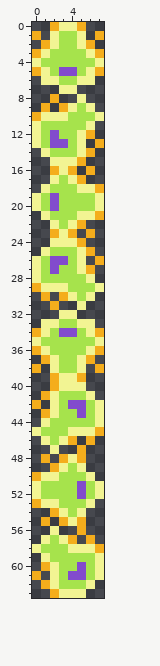
Pixel-art sprite, stored at assets/projectiles/bolt.png. The picture above was drawn from the file before the commit.
The file is 8x64 pixels.
Now the later version:
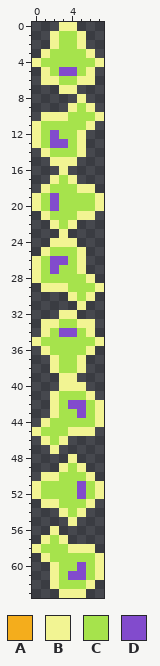
Palette (. is transparent): A #f4ad1c  B #f2f493  C #a6e34c  D #824bcd
The exact change:
The author cleared colour A in row 0 at x 2 and 5; in row 1 at x 0 and 7; in row 2 at x 1 and 6; in row 3 at x 0 and 7; in row 5 at x 0 and 7; in row 8 at x 2.
The author cleared colour A in row 9 at x 1 and 3; in row 10 at x 0; in row 12 at x 6; in row 13 at x 7; in row 14 at x 6; in row 15 at x 5.
The author cleared colour A in row 16 at x 2, 4 and 6; in row 17 at x 5; in row 18 at x 7; in row 21 at x 7; in row 22 at x 5; in row 23 at x 2, 4 and 6.
The author cleared colour A in row 24 at x 5; in row 25 at x 6; in row 26 at x 7; in row 27 at x 6; in row 29 at x 0; in row 30 at x 1 and 3.
The author cleared colour A in row 31 at x 2; in row 34 at x 0 and 7; in row 36 at x 0 and 7; in row 37 at x 1 and 6; in row 38 at x 0 and 7; in row 39 at x 2 and 5.
The author cleared colour A in row 40 at x 2; in row 41 at x 1; in row 42 at x 0; in row 43 at x 1; in row 45 at x 7; in row 46 at x 4 and 6.
The author cleared colour A in row 47 at x 5; in row 48 at x 1, 3 and 5; in row 49 at x 2; in row 50 at x 0; in row 53 at x 0; in row 54 at x 2.
The author cleared colour A in row 55 at x 1, 3 and 5; in row 56 at x 5; in row 57 at x 4 and 6; in row 58 at x 7; in row 60 at x 1; in row 61 at x 0.
The author cleared colour A in row 62 at x 1; in row 63 at x 2.
